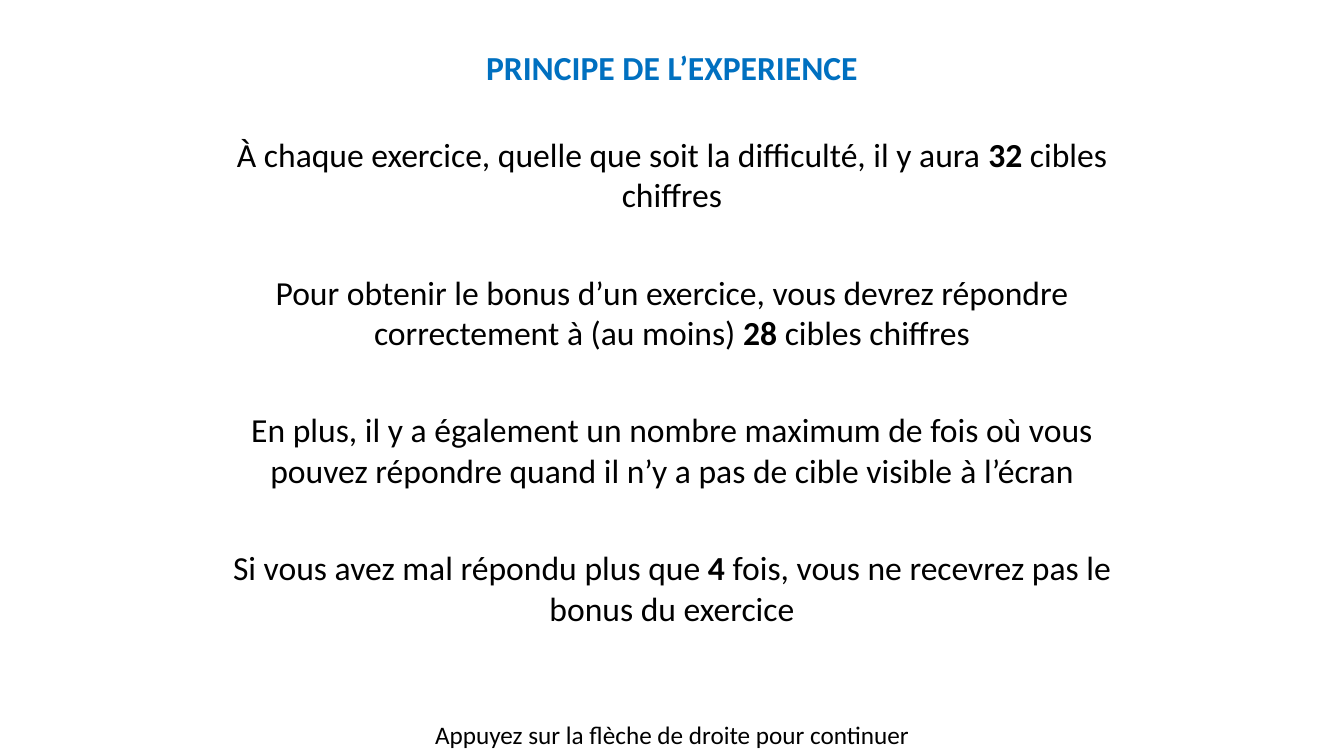
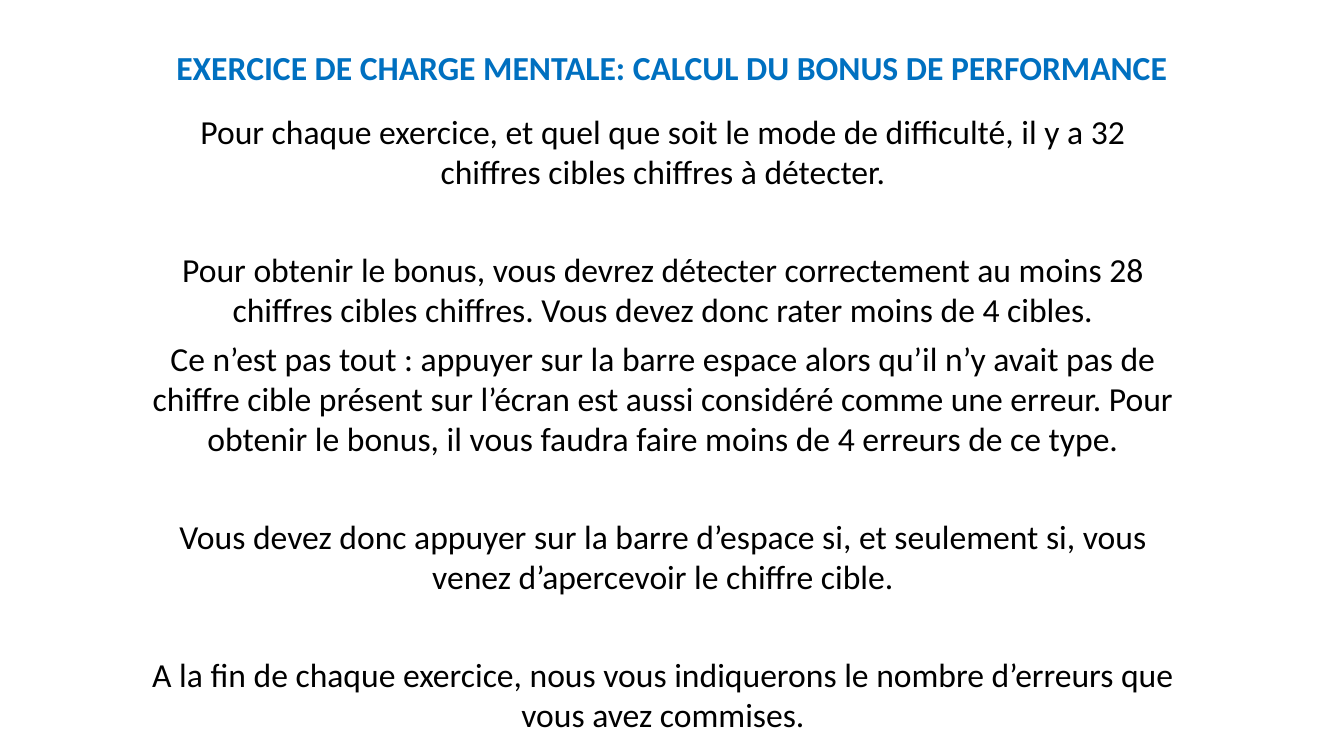
Before and after one commit to MBB-team/Online_Testing, a slide deck: slide 10 of src/EngMain/Stimuli/Instructions.pptx (slide 16 before the commit). Drawn at 1344x756 pixels with LibreOffice and Linux fonts; fonts in the diff are those of the drawing. Boxes give left, top, right and bottom in pixels: in the first picture for what was removed or moved away, otherwise in the second. Text is boxed around its words. In the diff, an @@ line names an element or a change of style, - is before the commit and + after.

```diff
--- a/src/EngMain/Stimuli/Instructions.pptx
+++ b/src/EngMain/Stimuli/Instructions.pptx
@@ text added at bbox=[176, 58, 1167, 81], 24 pt, text #0070C0, bold @@
+EXERCICE DE CHARGE MENTALE: CALCUL DU BONUS DE PERFORMANCE
@@ text removed at bbox=[486, 55, 858, 81] @@
-PRINCIPE DE L’EXPERIENCE
@@ text at bbox=[152, 120, 1173, 728]: text changed @@
-À chaque exercice, quelle que soit la difficulté, il y aura 32 cibles chiffres
-Pour obtenir le bonus d’un exercice, vous devrez répondre correctement à (au moins) 28 cibles chiffres
-En plus, il y a également un nombre maximum de fois où vous pouvez répondre quand il n’y a pas de cible visible à l’écran
-Si vous avez mal répondu plus que 4 fois, vous ne recevrez pas le bonus du exercice
+Pour chaque exercice, et quel que soit le mode de difficulté, il y a 32 chiffres cibles chiffres à détecter.
+Pour obtenir le bonus, vous devrez détecter correctement au moins 28 chiffres cibles chiffres. Vous devez donc rater moins de 4 cibles.
+Ce n’est pas tout : appuyer sur la barre espace alors qu’il n’y avait pas de chiffre cible présent sur l’écran est aussi considéré comme une erreur. Pour obtenir le bonus, il vous faudra faire moins de 4 erreurs de ce type.
+Vous devez donc appuyer sur la barre d’espace si, et seulement si, vous venez d’apercevoir le chiffre cible.
+A la fin de chaque exercice, nous vous indiquerons le nombre d’erreurs que vous avez commises.
@@ text removed at bbox=[435, 726, 909, 748] @@
-Appuyez sur la flèche de droite pour continuer
```
Also in this commit, not shown: 8 other slides changed, 8 slides added, 13 slides removed.
